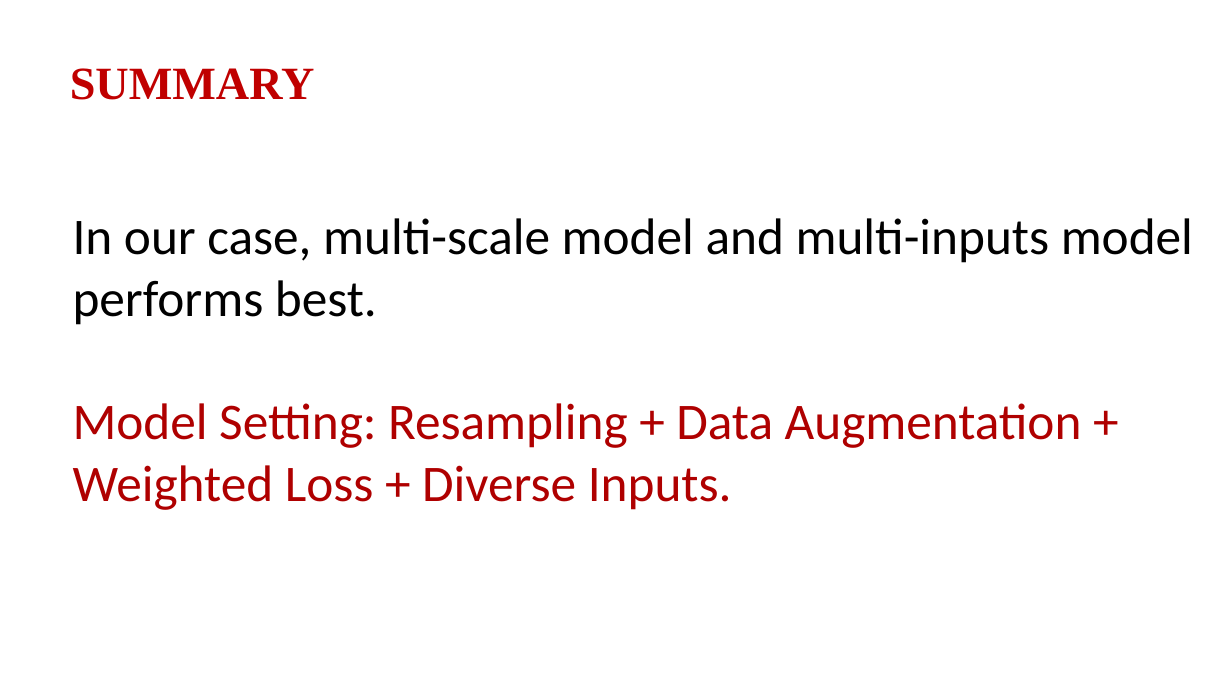
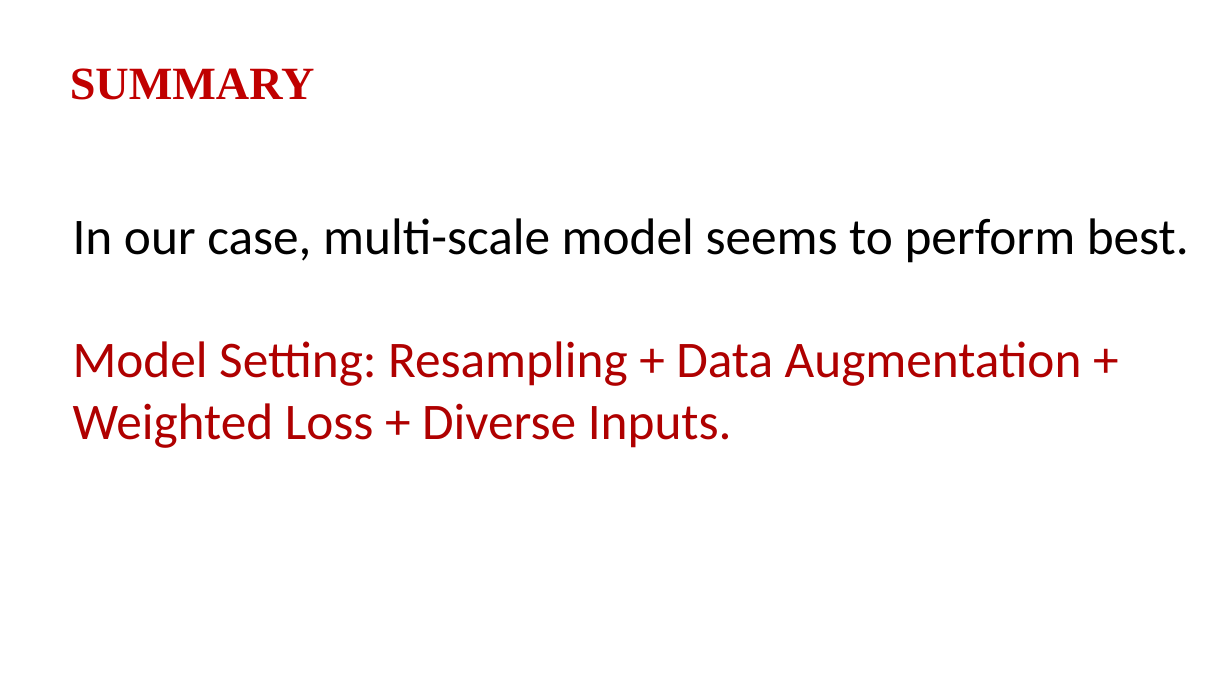
Before and after one commit to abx67/Applied-Deep-Learning, a slide deck: slide 21 of adl.pptx. Drawn at 1232x693 pixels with LibreOffice and Linux fonts; fonts in the diff are those of the drawing. Boxes give left, top, right and bottom in pixels: in the first picture for what was removed or moved away, otherwise in the second. Text is boxed around its words. In the diff, an @@ line names an element or a change of style, - is before the commit and + after.

```diff
--- a/adl.pptx
+++ b/adl.pptx
@@ text at (73,218,1189,263): text changed @@
-In our case, multi-scale model and multi-inputs model performs best.
+In our case, multi-scale model seems to perform best.
```
Also in this commit, not shown: 3 other slides changed.
